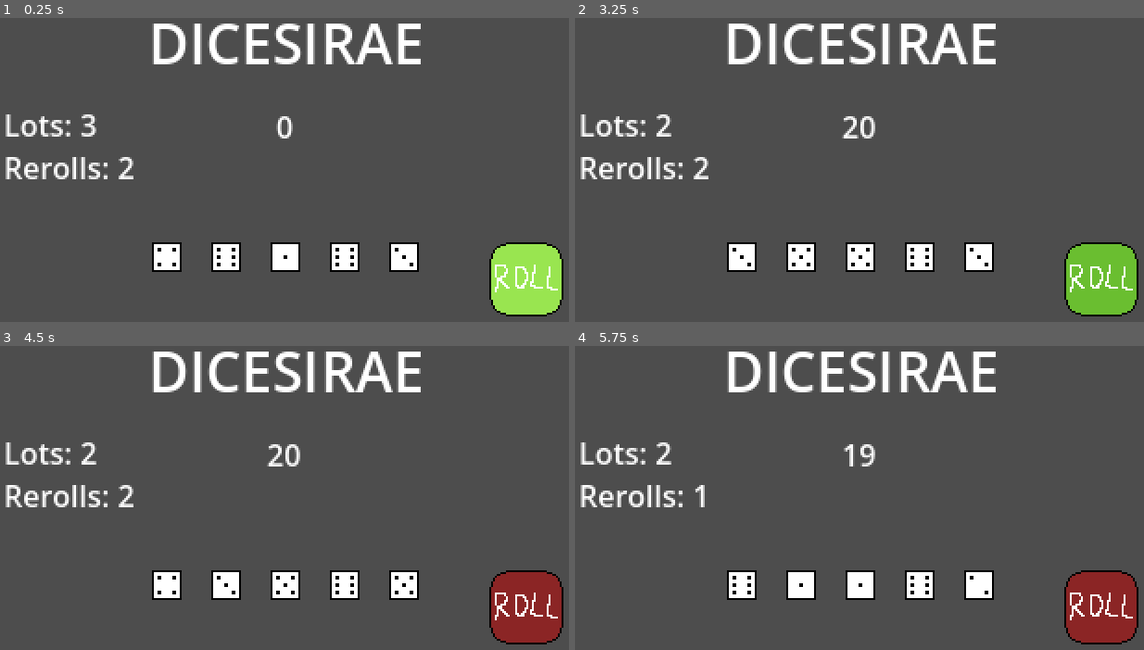
Above: before the commit, frames 1-4 (two rows, left to right).
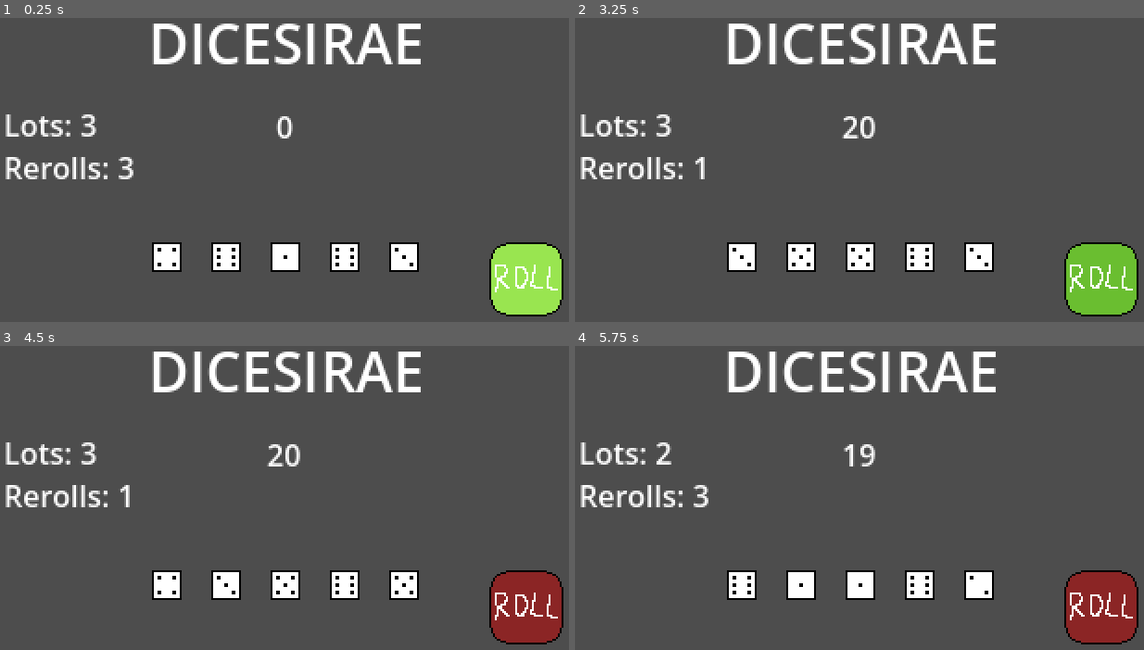
Above: after the commit, the same moments.

Repository: xander6424/DICESIRAE
Game: Godot game, scene res://scenes/main.tscn
Two runs of this game, one before a commit and one after it. Both use one fixed random seed, a clock stepped at 60 frames per second and the inputs below.
Inputs (mouse positions are in pixels of both pictures, inside the frame that each line leads up to):
- Up to frame 1 (0.25 s): no input
- Up to frame 2 (3.25 s): click (1104, 279) at 0.5 s; click (740, 258) at 1.27 s; click (1104, 279) at 2 s; tap Enter at 2.75 s
- Up to frame 3 (4.5 s): click (529, 607) at 3.5 s; tap Space at 4.25 s
- Up to frame 4 (5.75 s): tap Enter at 5 s

The runs differ from the first frame. In frame 1, less than 0.1% of the frame differs, in the area x 20-24%, y 45-54%; in frame 2, 0.2%, in the area x 14-24%, y 31-54%; in frame 3, 0.2%; in frame 4, 0.1%.

Commit message:
Dice Save Fix
Fixed an issue where dice in play wouldn't increase when unsaving a dice.

Diff:
--- a/scripts/main.gd
+++ b/scripts/main.gd
@@ -11,7 +11,7 @@
 var rolling_dice_list = []
 var saved_dice_list = []
 var lots = 3
-var rerolls = 2
+var rerolls = 3
 
 func _ready() -> void:
 	update_score(roll_total)
@@ -19,17 +19,18 @@
 
 func _process(delta: float) -> void:
 	if rerolls <= 0:
+		# Append all remaining dice to saved list
+		for dice in rolling_dice_list:
+			saved_dice_list.append(dice)
 
-		# Append all remaining dice to saved here
+		# Start scoring here
 
 		lots -= 1
-		rerolls = 2
+		rerolls = 3
 		update_labels()
 
-		# Start scoring
-
+		# Go to the shop after all lots used
 		if lots <= 0:
-			# No more rolling, then
 			roll_button.disabled = true
 
 			enter_shop()
@@ -72,9 +73,10 @@
 
 func _on_saved_pressed(number_rolled: int, saved: bool) -> void:
 	var index = 0
-	dice_in_play -= 1
 
 	if saved:
+		dice_in_play -= 1
+
 		for dice in rolling_dice_list:
 			if dice == number_rolled:
 				print("APPENDED") # REMOVE
@@ -83,6 +85,8 @@
 				break
 			index += 1
 	else:
+		dice_in_play += 1
+
 		for dice in saved_dice_list:
 			if dice  == number_rolled:
 				print("REMOVED") # REMOVE
